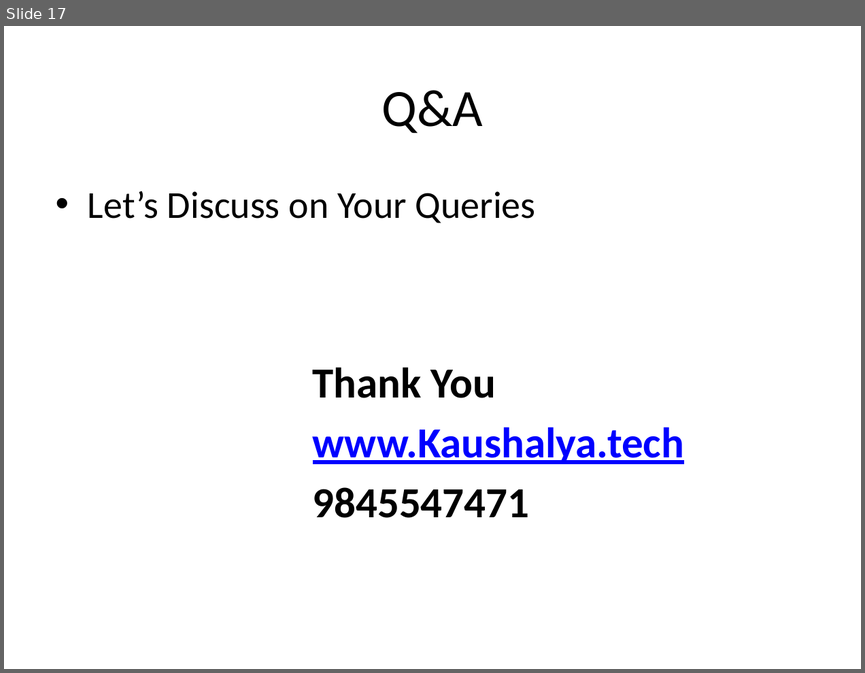
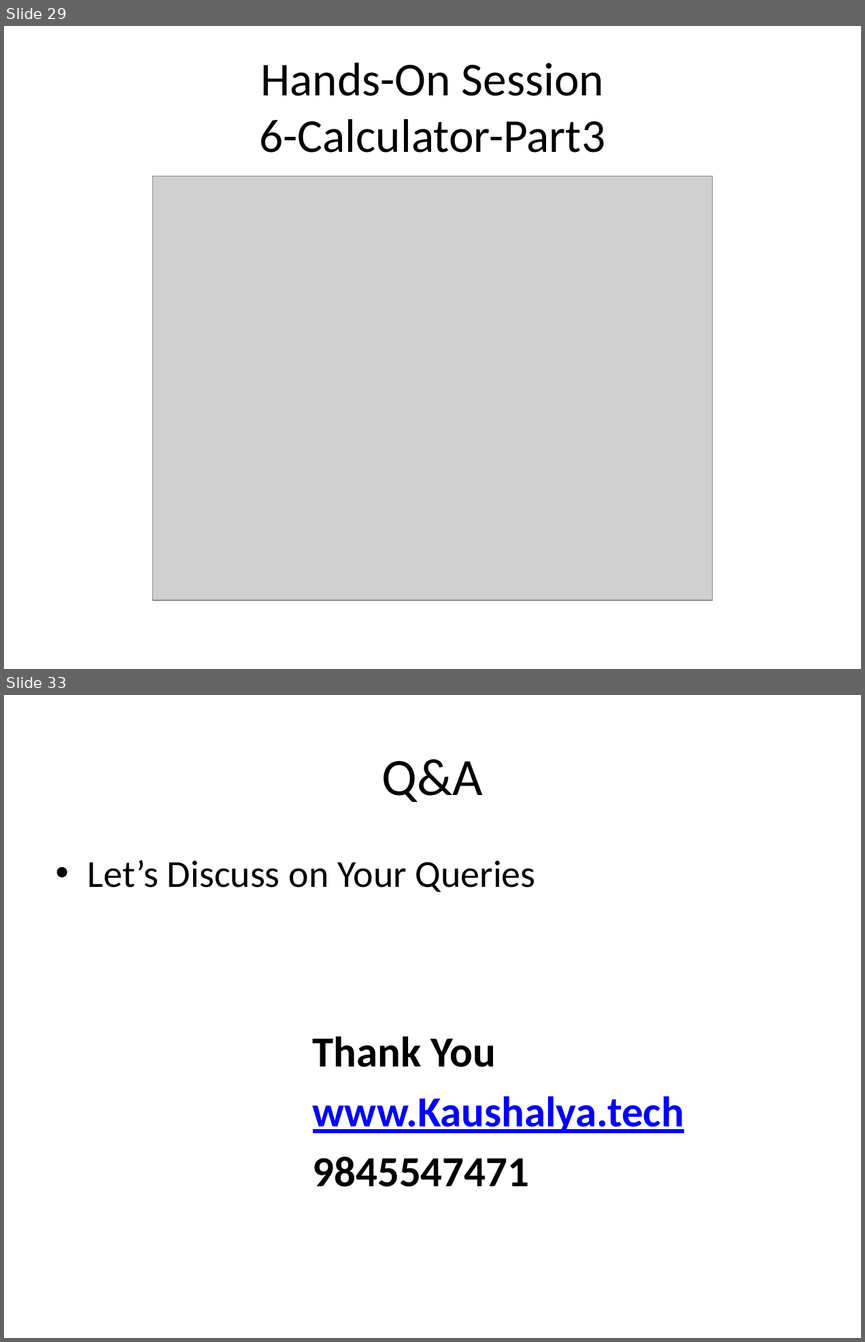
Before and after one commit to raghuprasadks/rpaworkshop, a slide deck: presentation/RPA_Introduction.pptx. Shown one above the other, each under a label of ours: slide 17 before the commit, slides 29 and 33 after it; the slides between them are not shown. The pictures are 865x673 and 865x1342 pixels, drawn with LibreOffice and Linux fonts; fonts in the diff are those of the drawing; grey boxes stand for pictures. Boxes give left, top, right and bottom in pixels: in the first picture for what was removed or moved away, otherwise in the second. Text is boxed around its words. In the diff, an @@ line names an element or a change of style, - is before the commit and + after.

```diff
--- a/presentation/RPA_Introduction.pptx
+++ b/presentation/RPA_Introduction.pptx
@@ slide 29 added at box(4, 26, 861, 669), background #FFFFFF @@
@@ title added at box(259, 63, 605, 152), 39.6 pt, text #000000 @@
+Hands-On Session
+6-Calculator-Part3
@@ picture added at box(152, 176, 712, 600) @@
@@ what was slide 17 is now slide 33 @@
```
Also in this commit, not shown: 1 slide changed, 15 other slides added, 46 other files.
